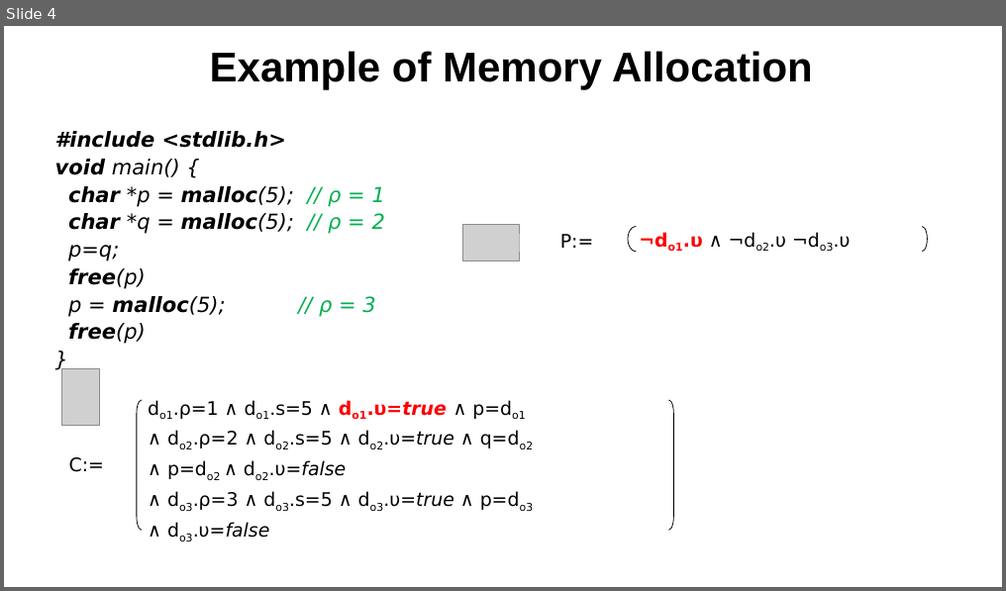
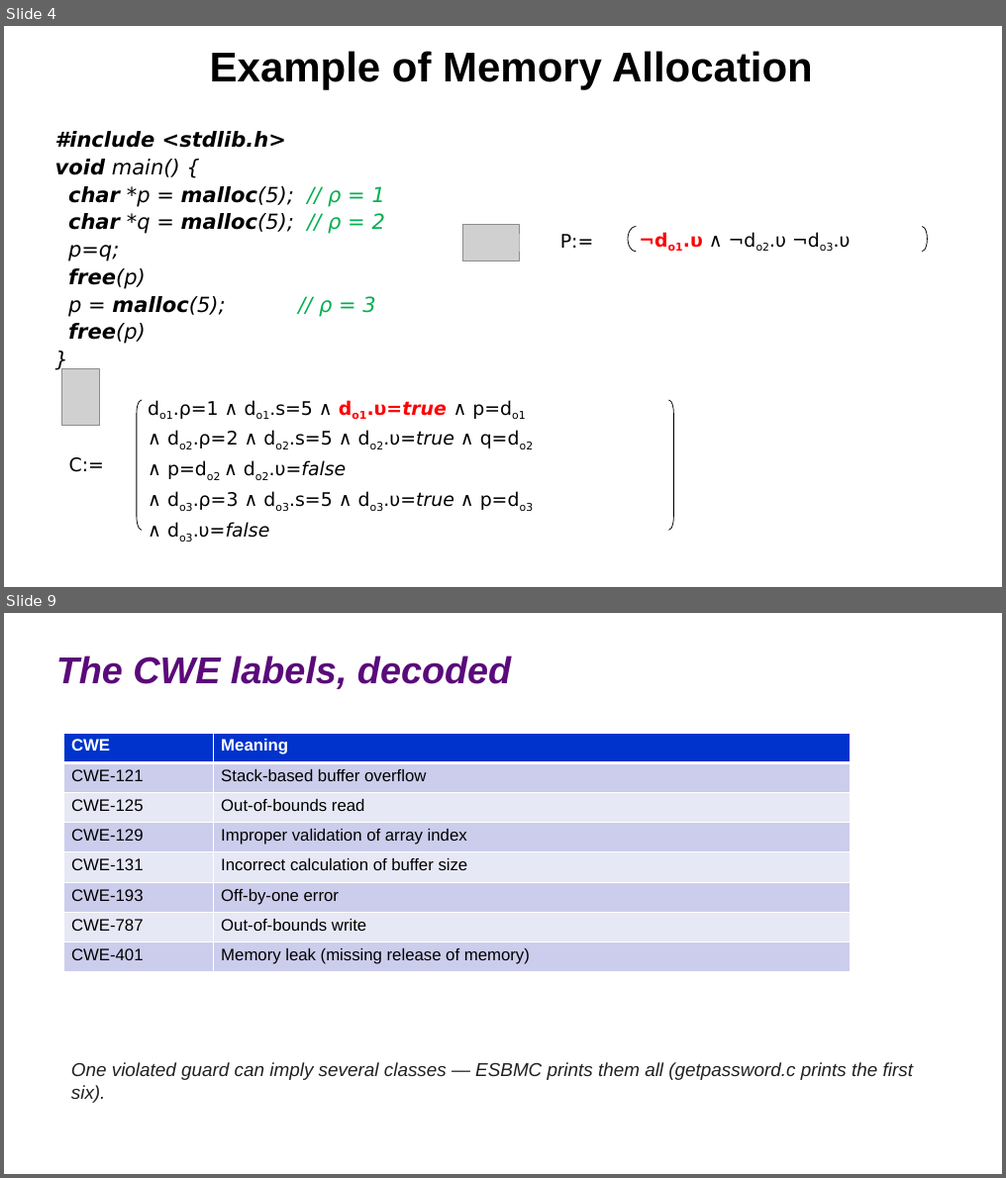
Before and after one commit to lucasccordeiro/unifei, a slide deck: slides/session2/02-memory-model.pptx. Shown one above the other, each under a label of ours: slide 4 before the commit, slides 4 and 9 after it; the slides between them are not shown. The pictures are 1006x591 and 1006x1178 pixels, drawn with LibreOffice and Linux fonts; fonts in the diff are those of the drawing; grey boxes stand for pictures. Boxes give left, top, right and bottom in pixels: in the first picture for what was removed or moved away, otherwise in the second. Text is boxed around its words. In the diff, an @@ line names an element or a change of style, - is before the commit and + after.

```diff
--- a/slides/session2/02-memory-model.pptx
+++ b/slides/session2/02-memory-model.pptx
@@ slide 9 added at [4,613,1002,1174], background #FFFFFF @@
@@ text added at [56,656,511,689], 36 pt, text #5A0A7A, bold, italic @@
+The CWE labels, decoded
@@ table added at [63,733,849,972], 8 rows, 2 columns @@
+CWE | Meaning
+CWE-121 | Stack-based buffer overflow
+CWE-125 | Out-of-bounds read
+CWE-129 | Improper validation of array index
+CWE-131 | Incorrect calculation of buffer size
+CWE-193 | Off-by-one error
+CWE-787 | Out-of-bounds write
+CWE-401 | Memory leak (missing release of memory)
@@ text added at [71,1062,913,1103], 18 pt, text #212121, italic @@
+One violated guard can imply several classes — ESBMC prints them all (getpassword.c prints the first six).
```
Also in this commit, not shown: 4 other slides added, 12 other files.
